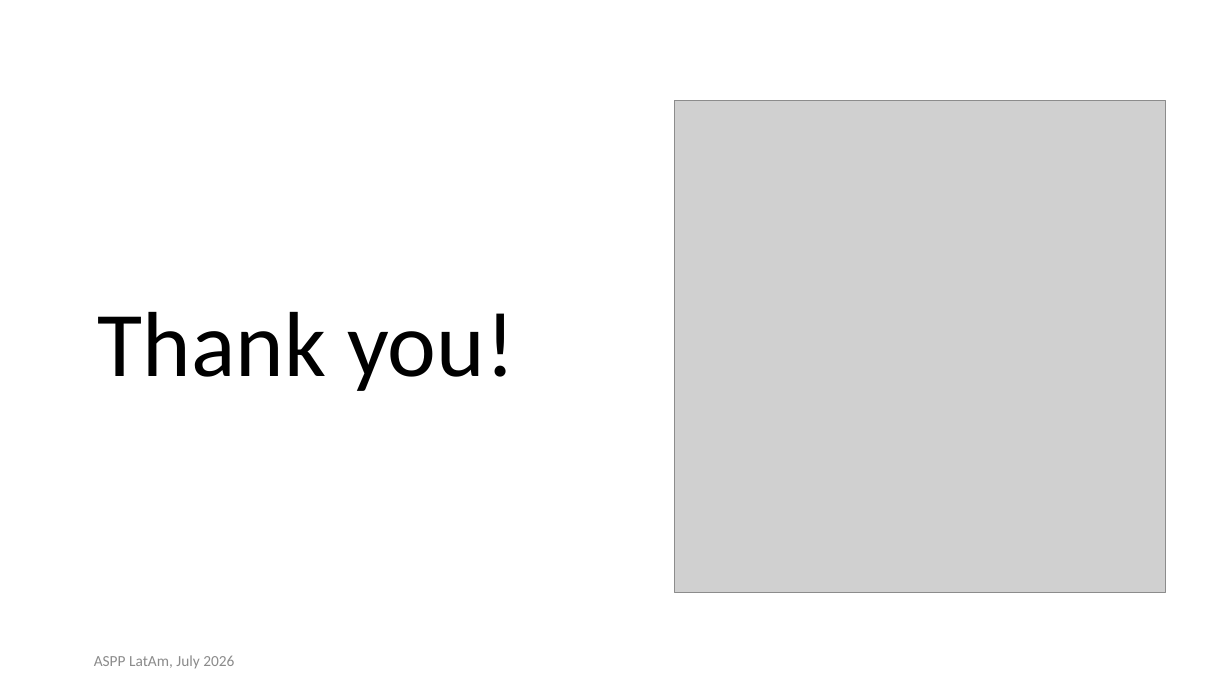
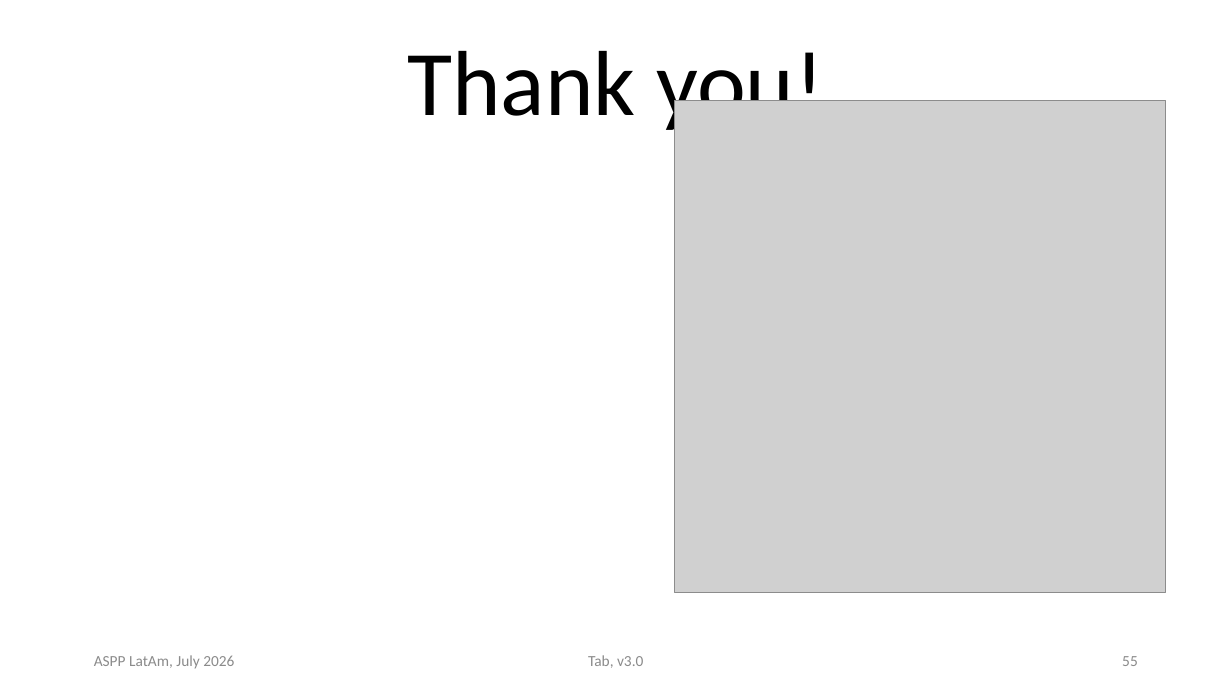
Before and after one commit to ASPP/data_class, a slide deck: slide 55 of tabular_data.pptx (slide 43 before the commit). Drawn at 1232x693 pixels with LibreOffice and Linux fonts; fonts in the diff are those of the drawing; grey boxes stand for pictures. Boxes give left, top, right and bottom in pixels: in the first picture for what was removed or moved away, otherwise in the second. Text is boxed around its words. In the diff, an @@ line names an element or a change of style, - is before the commit and + after.

```diff
--- a/tabular_data.pptx
+++ b/tabular_data.pptx
@@ title "Thank you!" rewrapped from [98,312,515,391] to [407,51,824,137] @@
@@ text added at [588,655,643,668], 12 pt, text #8B8B8B @@
+Tab, v3.0
@@ page number added at [1122,656,1138,666], 12 pt, text #8B8B8B @@
+55
```
Also in this commit, not shown: 66 other slides changed, 17 slides added, 3 slides removed, 21 other files.
